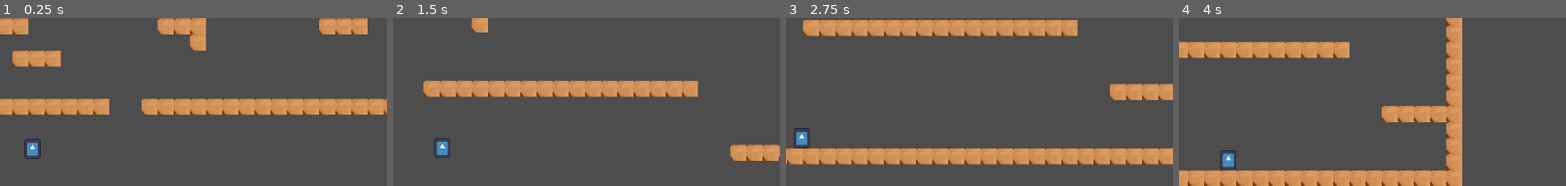
Above: before the commit, frames 1-4 (left to right).
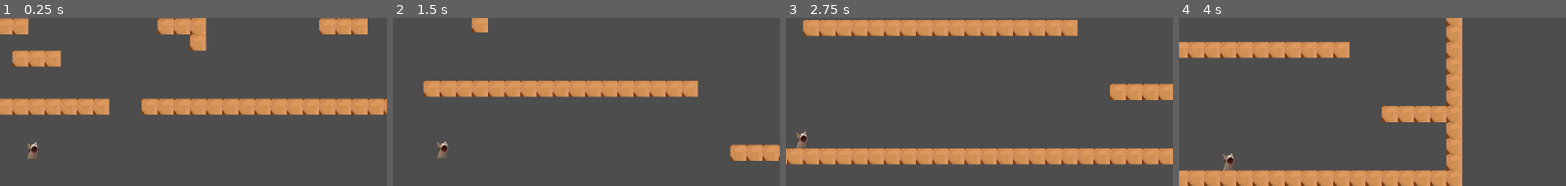
Above: after the commit, the same moments.

Repository: penguinissus/first-platformer
Game: Godot game, scene res://main.tscn
Same seed, same stepped clock (60 frames per second), same inputs: the game is played once before the commit and once after it. The engine's default icon, where the game draws it, is replaced by a stand-in: a white triangle on a blue panel in a dark square.
Inputs:
- Up to frame 1 (0.25 s): no input
- Up to frame 2 (1.5 s): tap Enter at 0.5 s; hold Right (right) from 0.53 s (still down); tap Space (jump) at 0.77 s
- Up to frame 3 (2.75 s): tap Space (jump) at 1.52 s; release Right (right) at 2.03 s; hold Left (left) from 2.03 s (still down)
- Up to frame 4 (4 s): release Left (left) at 2.78 s; hold Right (right) from 2.78 s (still down); tap Space (jump) at 3.02, 3.77 s
The pictures show only the part of the screen within x 46-96%, y 29-79%; the shares and areas given below are measured in that part.

The runs differ from the first frame. In frame 1, 0.4% of the frame differs, in the area x 6-11%, y 71-84%; in frame 2, 0.4%; in frame 3, 0.4%; in frame 4, 0.4%, in the area x 10-15%, y 78-91%.

Commit message:
update character image

Diff:
--- a/daydream-jumpstart-godot/main.tscn
+++ b/daydream-jumpstart-godot/main.tscn
@@ -1,7 +1,7 @@
 [gd_scene load_steps=7 format=4 uid="uid://cr4rhmfsx8l0m"]
 
-[ext_resource type="Texture2D" uid="uid://bxl15njiveshb" path="res://icon.svg" id="1_0xm2m"]
 [ext_resource type="Script" uid="uid://cw6o36klmludp" path="res://player.gd" id="1_h2yge"]
+[ext_resource type="Texture2D" uid="uid://ck8ie7kl0kr2p" path="res://popcat.png" id="2_1bvp3"]
 [ext_resource type="Texture2D" uid="uid://t46yupo0g6xh" path="res://rock road.jpg" id="2_h2yge"]
 
 [sub_resource type="RectangleShape2D" id="RectangleShape2D_1bvp3"]
@@ -413,8 +413,8 @@
 
 [node name="Sprite2D" type="Sprite2D" parent="Player"]
 position = Vector2(-89, 598)
-scale = Vector2(0.1875, 0.230469)
-texture = ExtResource("1_0xm2m")
+scale = Vector2(0.0691643, 0.0864551)
+texture = ExtResource("2_1bvp3")
 
 [node name="CollisionShape2D" type="CollisionShape2D" parent="Player"]
 position = Vector2(-89, 598)
Binary file added: daydream-jumpstart-godot/Catpop-ezgif.com-webp-to-gif-converter.gif
Binary file added: daydream-jumpstart-godot/popcat.png
Not shown, added: daydream-jumpstart-godot/popcat.png.import
